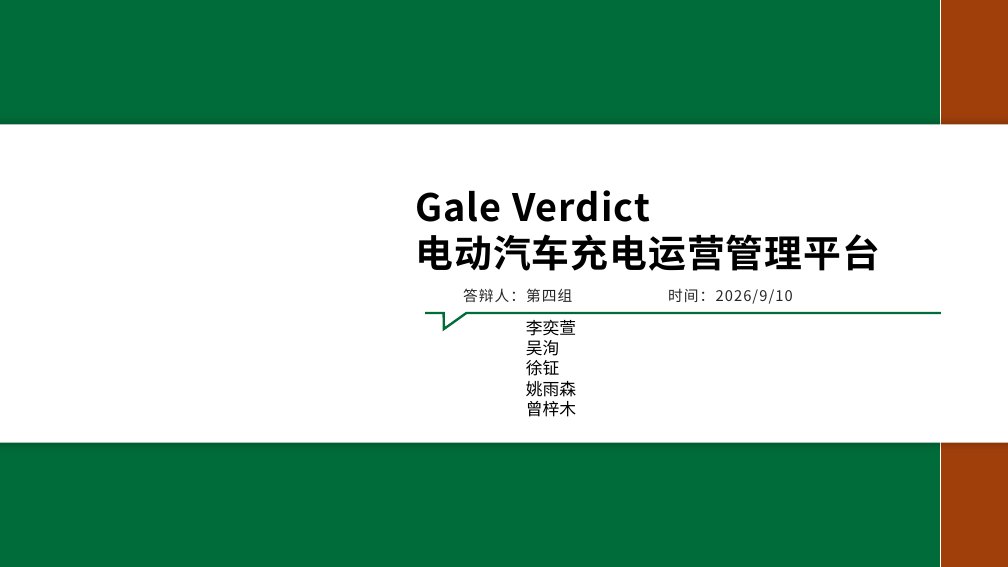
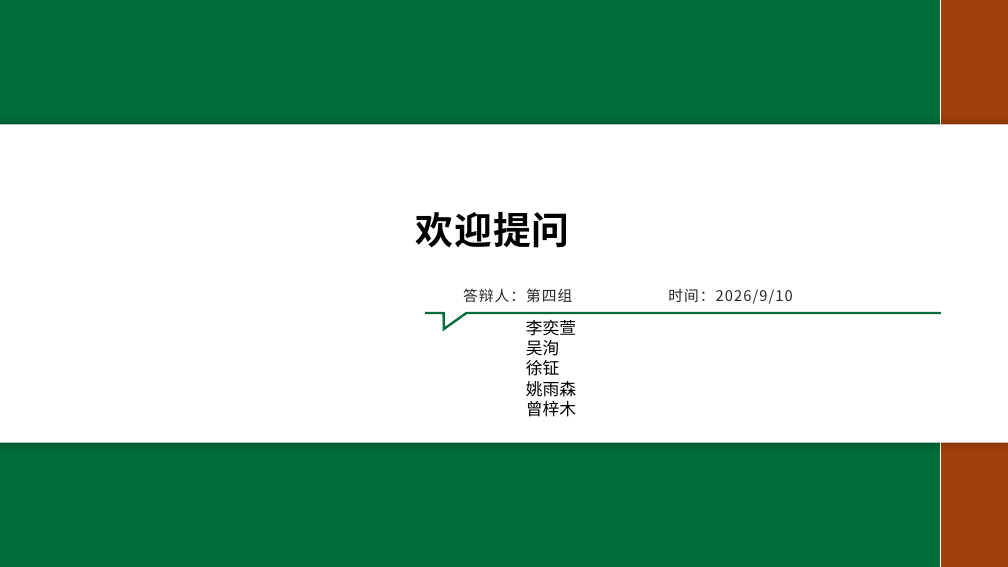
Before and after one commit to Gale-Verdict/Gale-Verdict-software-developing, a slide deck: slide 10 of 项目路演ppt-第四组.pptx. Drawn at 1008x567 pixels with LibreOffice and Linux fonts; fonts in the diff are those of the drawing; background and template pictures are left out. Boxes give left, top, right and bottom in pixels: in the first picture for what was removed or moved away, otherwise in the second. Text is boxed around its words. In the diff, an @@ line names an element or a change of style, - is before the commit and + after.

```diff
--- a/项目路演ppt-第四组.pptx
+++ b/项目路演ppt-第四组.pptx
@@ title at (x1=415, y1=212, x2=569, y2=248): text changed @@
-Gale Verdict
-电动汽车充电运营管理平台
+欢迎提问
```
Also in this commit, not shown: 6 other slides changed, 2 other files.
